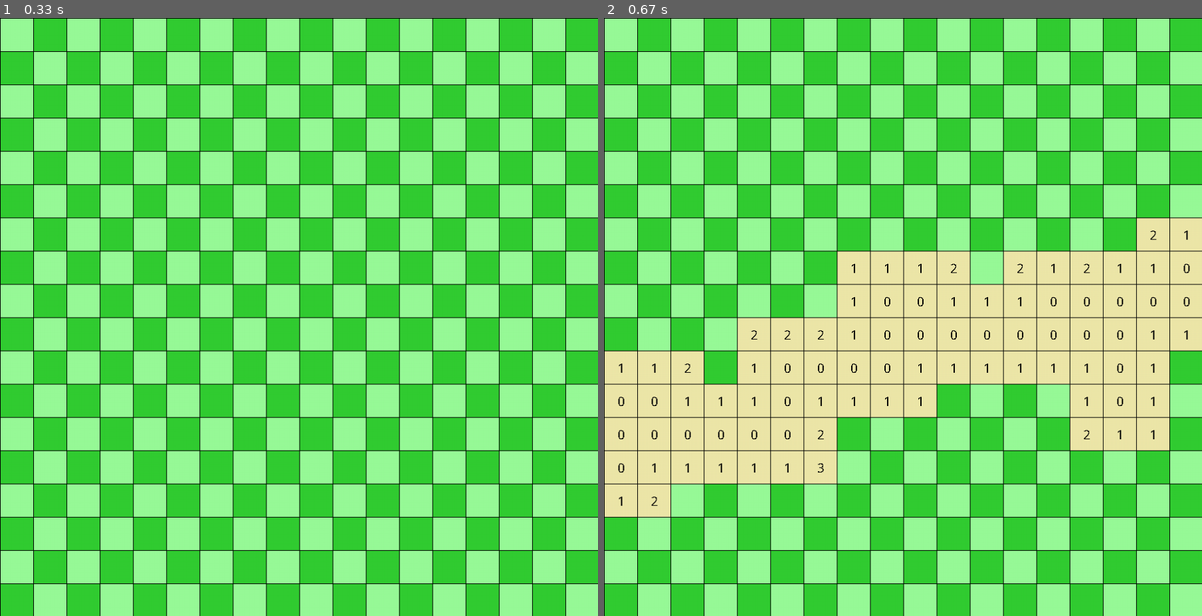
Above: before the commit, frames 1-2 (left to right).
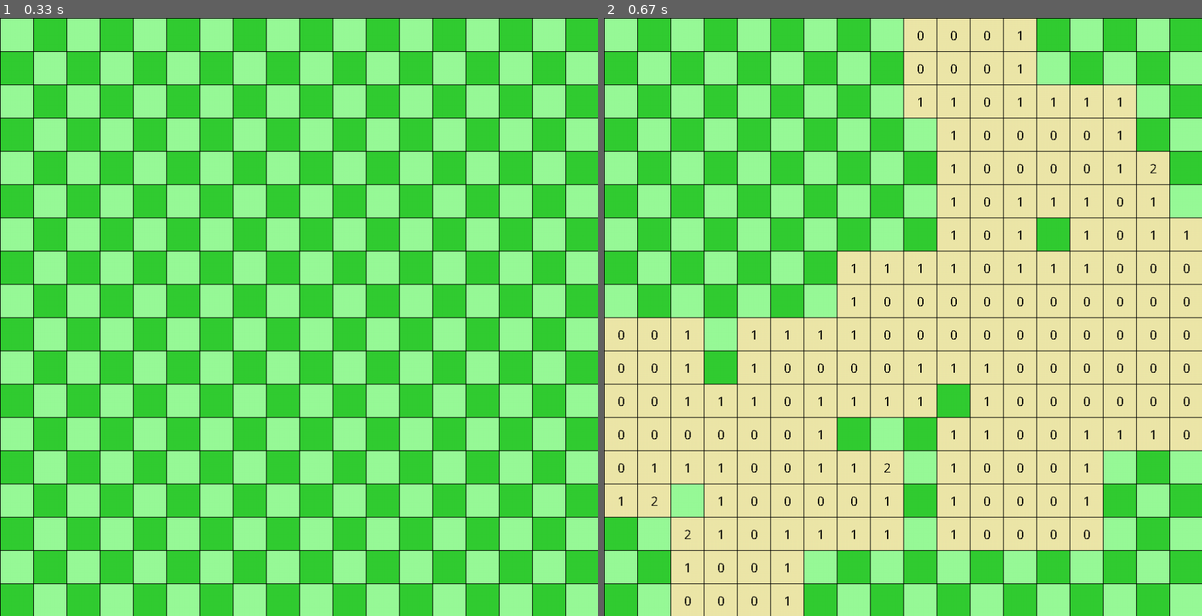
Above: after the commit, the same moments.

Repository: NotNanook/Minesweeper_gui
Game: pygame game, started from grid_pygame.py
Same seed, same stepped clock (60 frames per second), same inputs: the game is played once before the commit and once after it.
Inputs (mouse positions are in pixels of both pictures, inside the frame that each line leads up to):
- Up to frame 1 (0.33 s): no input
- Up to frame 2 (0.67 s): click (903, 317) at 0.38 s

Frame 1 is identical in both runs. In frame 2, 28% of the frame differs, in the area x 0-100%, y 0-100%.

Commit message:
Fixed some bugs

Diff:
--- a/grid_pygame.py
+++ b/grid_pygame.py
@@ -15,8 +15,8 @@
 cl = []
 
 field = [["O" for i in range(fgröse)] for i in range(fgröse)]
-bomben = [[rd.randint(0,fgröse-1), rd.randint(0,fgröse-1)] for x in range(round((20*(fgröse**2))//100))]
-
+bomben = [[rd.randint(0,fgröse-1), rd.randint(0,fgröse-1)] for x in range(round((10*(fgröse**2))//100))]
+print("Bomben", bomben)
 rn = int(fgröse**2-len(bomben))
 
 color = 1
@@ -75,8 +75,10 @@
                 screen.blit(textsurface,(i*gröse+(i*1)+gröse/2.3, j*gröse+(j*1)+gröse/3.7))
                 if field[i][j] == "0":
                     if [i, j] not in nkl and field[i][j] != "+":
-                        nkl.append([i, j])
-                        print("NKL", nkl)
+                        if i < 0 or j < 0 or i > fgröse or j > fgröse:
+                            pass
+                        else:
+                            nkl.append([i, j])
 
 
 #for c in field:
@@ -119,15 +121,16 @@
                 elif field[mx][my] == "0":
                     nkl = []
                     c3x3(field, mx, my)
-                    for ko in nkl:
-                        mx = ko[0]
-                        my = ko[1]
+                    while len(nkl) != 1:
+                        mx = nkl[0][0]
+                        my = nkl[0][1]
                         c3x3(field, mx, my)
-
+                        print("NKL", nkl)
+                        nkl.pop(0)
                 else:
                     pass
             except IndexError:
-                pass
+                print("IndexError")
         elif event.type == pygame.MOUSEBUTTONDOWN and event.button == RIGHT:
             pos = pygame.mouse.get_pos()
             mx, my = pos
